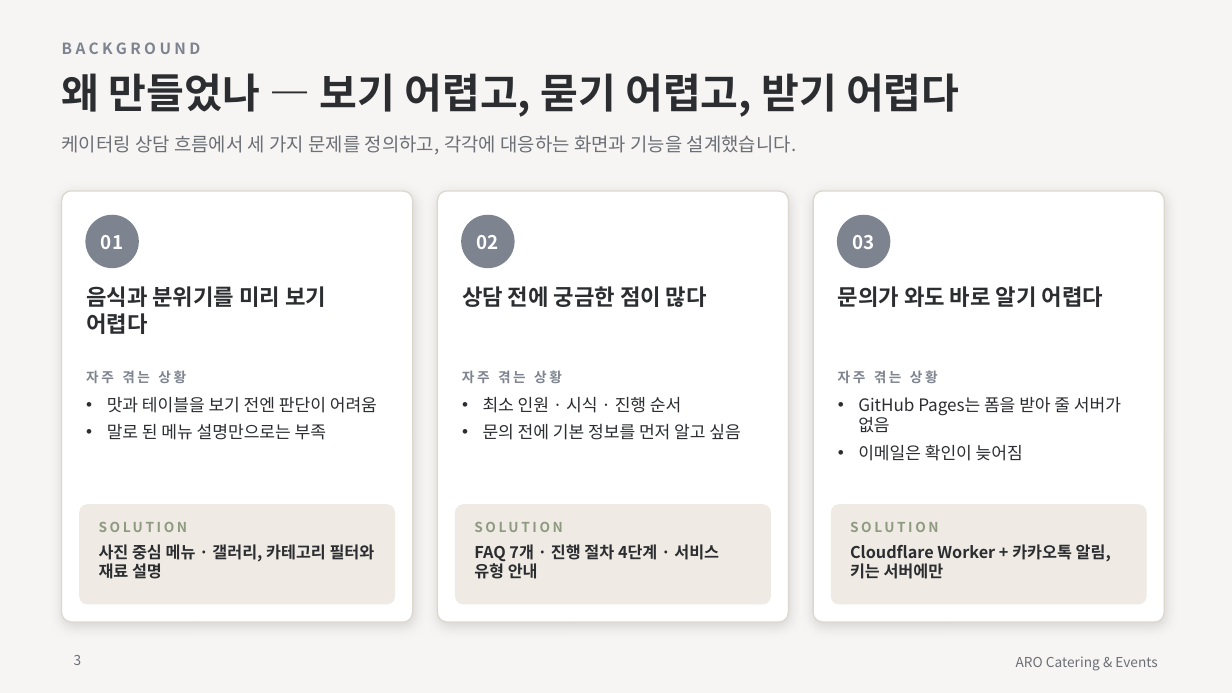
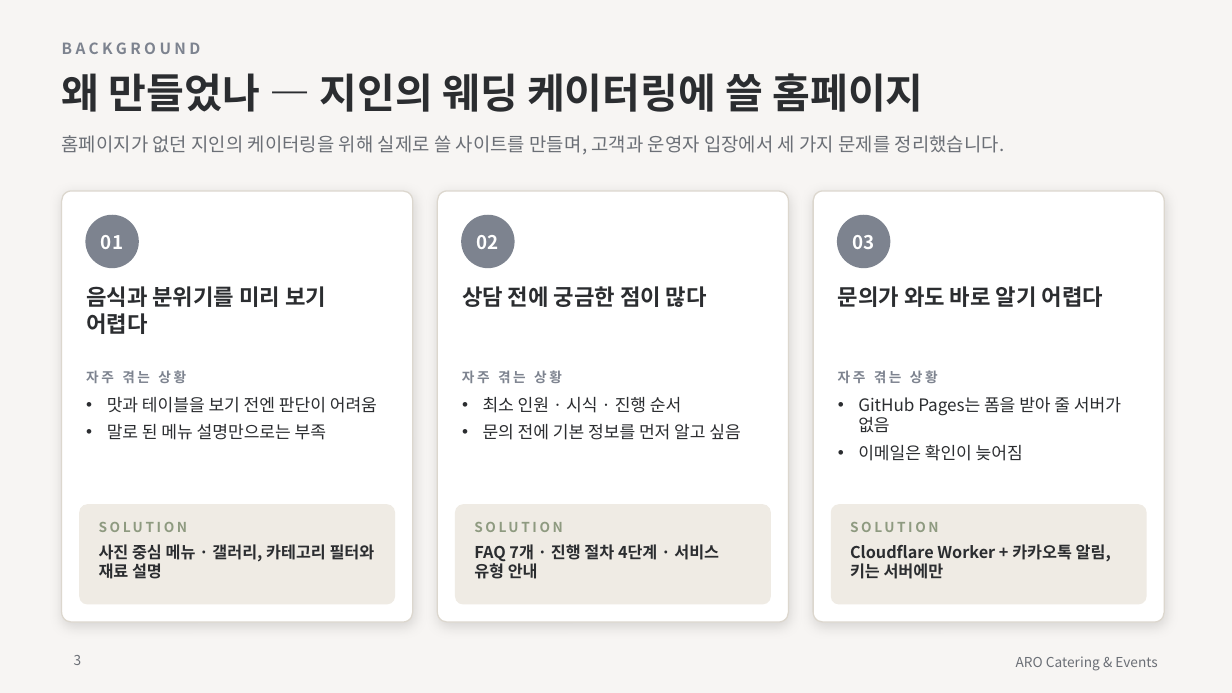
Before and after one commit to hyeran712/aro1, a slide deck: slide 3 of output/ARO_website_portfolio_summary.pptx. Drawn at 1232x693 pixels with LibreOffice and Linux fonts; fonts in the diff are those of the drawing. Boxes give left, top, right and bottom in pixels: in the first picture for what was removed or moved away, otherwise in the second. Text is boxed around its words. In the diff, an @@ line names an element or a change of style, - is before the commit and + after.

```diff
--- a/output/ARO_website_portfolio_summary.pptx
+++ b/output/ARO_website_portfolio_summary.pptx
@@ title at <box>62,73,924,112</box>: text changed @@
-왜 만들었나 — 보기 어렵고, 묻기 어렵고, 받기 어렵다
+왜 만들었나 — 지인의 웨딩 케이터링에 쓸 홈페이지
@@ text at <box>62,135,1005,155</box>: text changed @@
-케이터링 상담 흐름에서 세 가지 문제를 정의하고, 각각에 대응하는 화면과 기능을 설계했습니다.
+홈페이지가 없던 지인의 케이터링을 위해 실제로 쓸 사이트를 만들며, 고객과 운영자 입장에서 세 가지 문제를 정리했습니다.
```
Also in this commit, not shown: 1 other slide changed, 6 other files.
